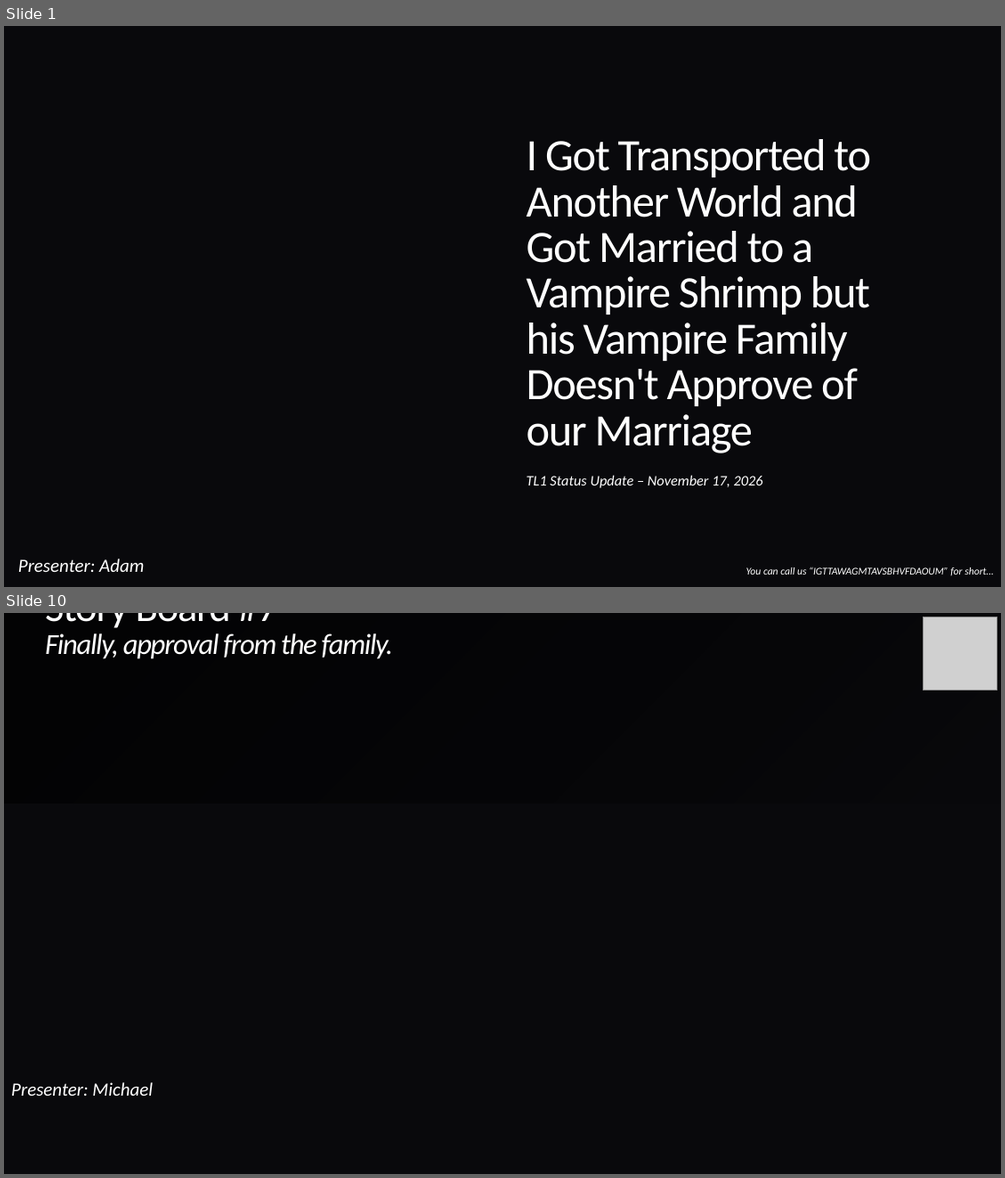
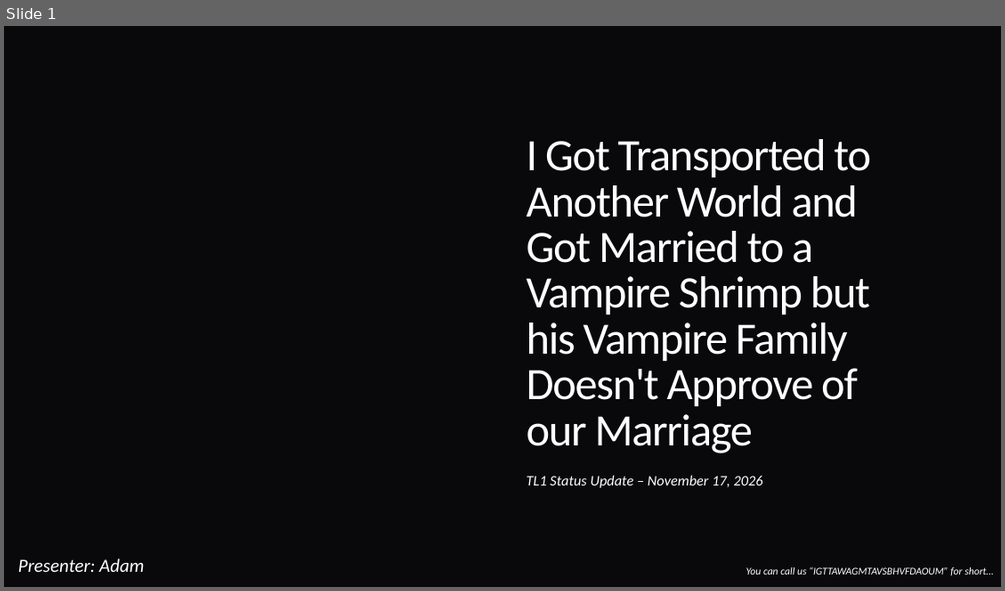
Before and after one commit to programDraconic/IGTTAWAGMTAVSBHVFDAOUM, a slide deck: docs/presentations/TL1-SA/C3383 TL1 STATUS UPDATE 20261117.pptx. Shown one above the other, each under a label of ours: slides 1 and 10 before the commit, slide 1 after it; the slides between them are not shown. The pictures are 1005x1178 and 1005x591 pixels, drawn with LibreOffice and Linux fonts; fonts in the diff are those of the drawing; grey boxes stand for pictures; background and template pictures are left out. Boxes give left, top, right and bottom in pixels: in the first picture for what was removed or moved away, otherwise in the second. Text is boxed around its words. In the diff, an @@ line names an element or a change of style, - is before the commit and + after.

```diff
--- a/docs/presentations/TL1-SA/C3383 TL1 STATUS UPDATE 20261117.pptx
+++ b/docs/presentations/TL1-SA/C3383 TL1 STATUS UPDATE 20261117.pptx
@@ slide 10 removed at [4,613,1001,1174], background picture (left out) @@
@@ title removed at [45,613,394,659] @@
-Story Board #7
-Finally, approval from the family.
@@ picture removed at [923,617,996,690] @@
@@ text removed at [11,1082,153,1095] @@
-Presenter: Michael
```
Also in this commit, not shown: 2 slides changed, 14 slides added, 36 other slides removed, 2 other files.
